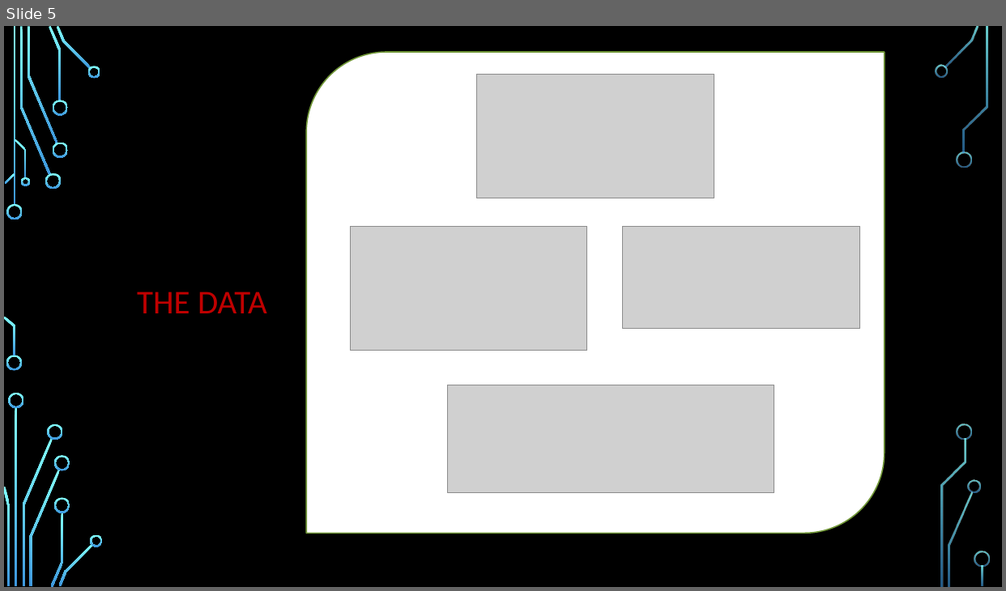
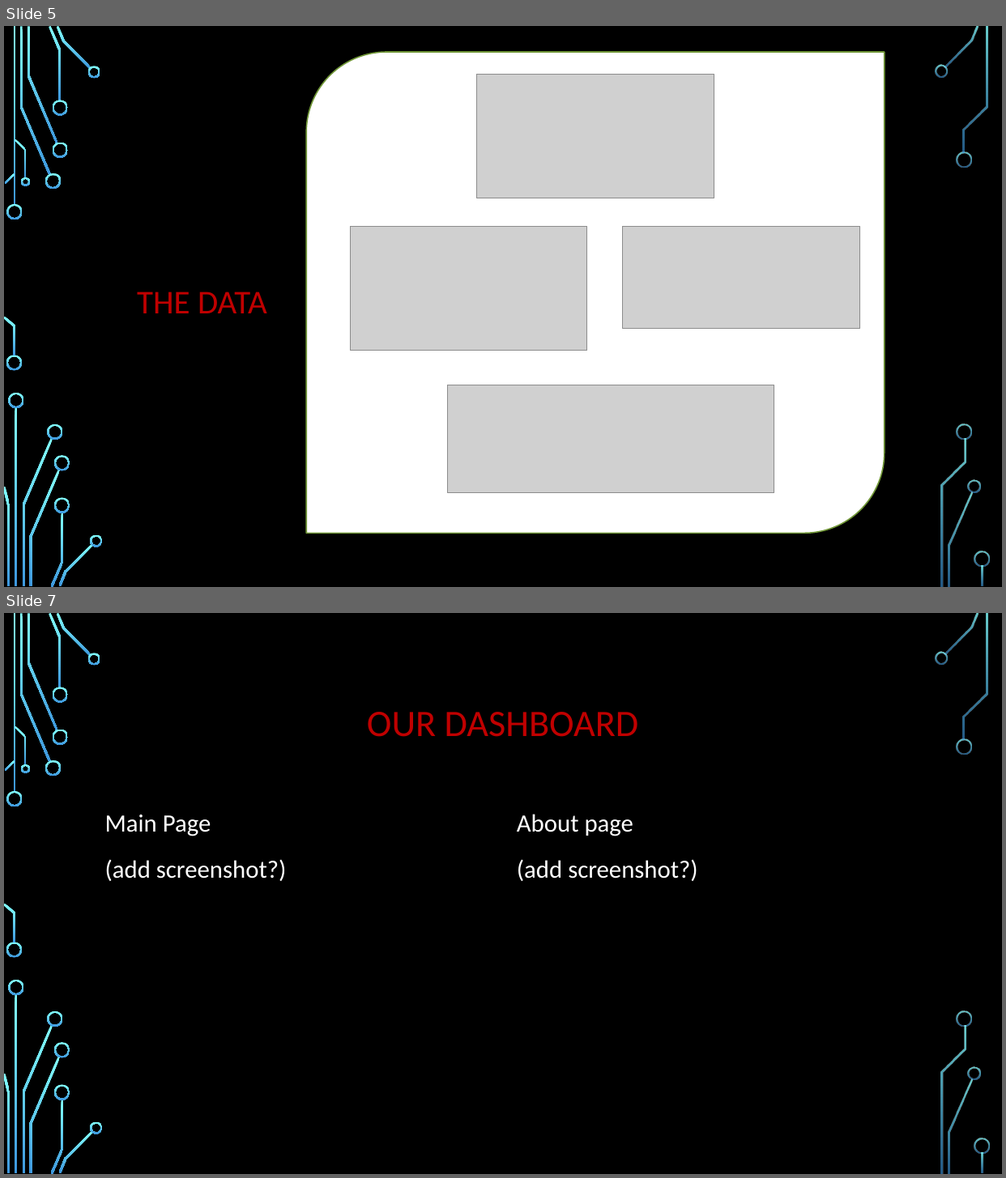
Before and after one commit to isabelle-sanford/senate-analysis, a slide deck: Senate_Salamanders_Slide.pptx. Shown one above the other, each under a label of ours: slide 5 before the commit, slides 5 and 7 after it; the slides between them are not shown. The pictures are 1006x591 and 1006x1178 pixels, drawn with LibreOffice and Linux fonts; fonts in the diff are those of the drawing; grey boxes stand for pictures; background and template pictures are left out. Boxes give left, top, right and bottom in pixels: in the first picture for what was removed or moved away, otherwise in the second. Text is boxed around its words. In the diff, an @@ line names an element or a change of style, - is before the commit and + after.

Commit message:
Updated Powerpoint, Updated about page

```diff
--- a/Senate_Salamanders_Slide.pptx
+++ b/Senate_Salamanders_Slide.pptx
@@ slide 7 added at bbox=[4, 613, 1002, 1174], background picture (left out); not listed: 36 template elements that a slide beside it also shows @@
@@ title added at bbox=[367, 712, 639, 737], 36 pt, text #C00000 @@
+OUR DASHBOARD
@@ text added at bbox=[105, 815, 286, 881], 24 pt, text #FFFFFF @@
+Main Page
+(add screenshot?)
@@ text added at bbox=[517, 814, 697, 881], 24 pt, text #FFFFFF @@
+About page
+(add screenshot?)
```
Also in this commit, not shown: 3 slides changed, 1 other slide added, 2 slides removed, 2 other files.
